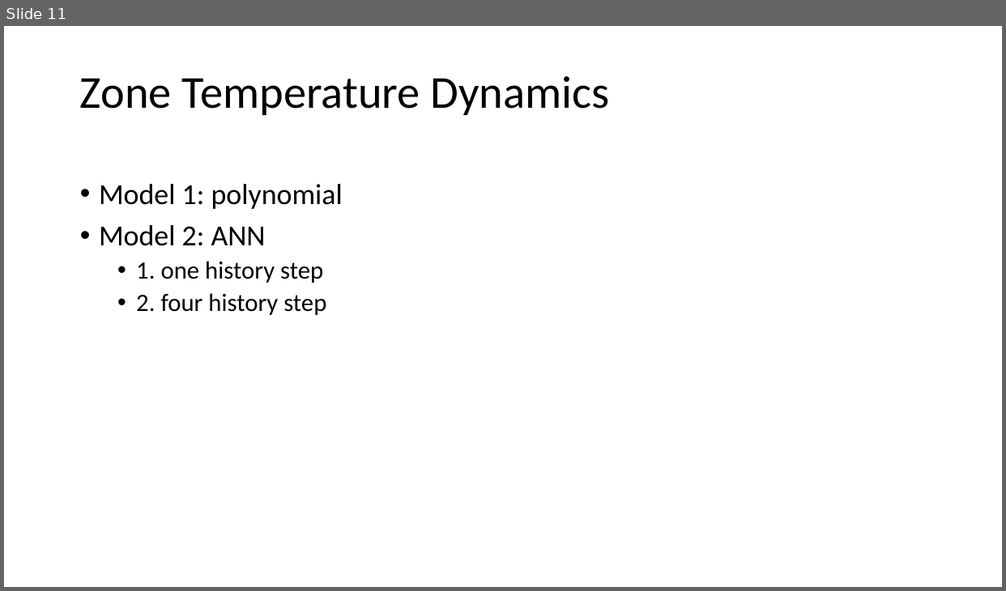
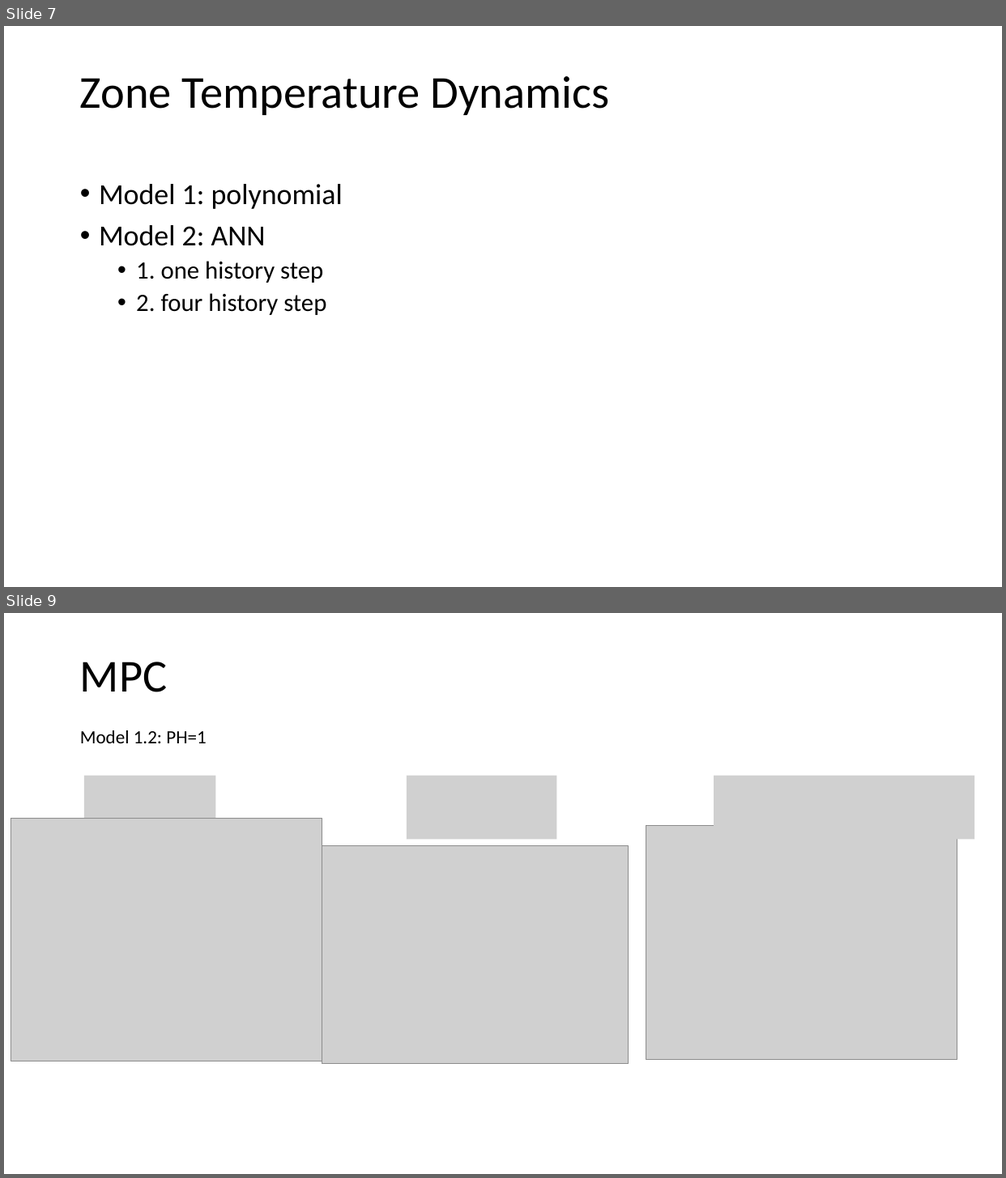
Before and after one commit to YangyangFu/mpc-drl-tl, a slide deck: meeting/20210323.pptx. Shown one above the other, each under a label of ours: slide 11 before the commit, slides 7 and 9 after it; the slides between them are not shown. The pictures are 1006x591 and 1006x1178 pixels, drawn with LibreOffice and Linux fonts; fonts in the diff are those of the drawing; grey boxes stand for pictures. Boxes give left, top, right and bottom in pixels: in the first picture for what was removed or moved away, otherwise in the second. Text is boxed around its words. In the diff, an @@ line names an element or a change of style, - is before the commit and + after.

```diff
--- a/meeting/20210323.pptx
+++ b/meeting/20210323.pptx
@@ slide 9 added at (4, 613, 1002, 1174), background #FFFFFF @@
@@ title added at (80, 662, 167, 692), 44 pt, text #000000 @@
+MPC
@@ text added at (80, 730, 206, 743), 18 pt, text #000000 @@
+Model 1.2: PH=1
@@ picture added at (84, 776, 216, 839) @@
@@ picture added at (407, 776, 557, 839) @@
@@ picture added at (714, 776, 975, 839) @@
@@ picture added at (10, 819, 322, 1062) @@
@@ picture added at (646, 825, 957, 1060) @@
@@ picture added at (322, 845, 629, 1063) @@
@@ what was slide 11 is now slide 7 @@
```
Also in this commit, not shown: 3 slides changed, 2 other slides added, 4 slides removed.
